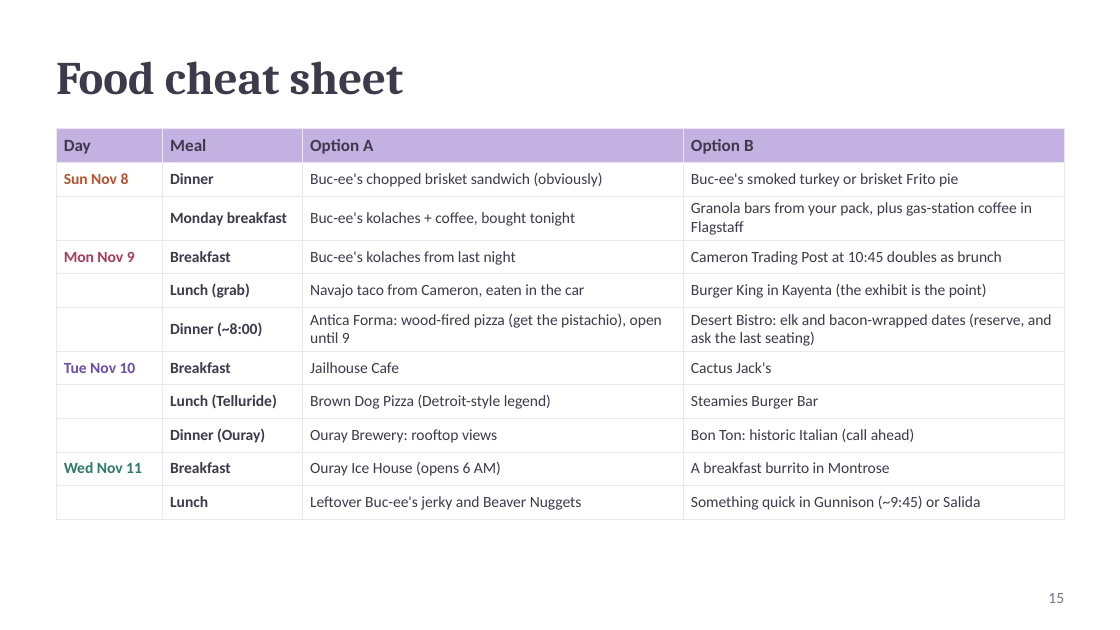
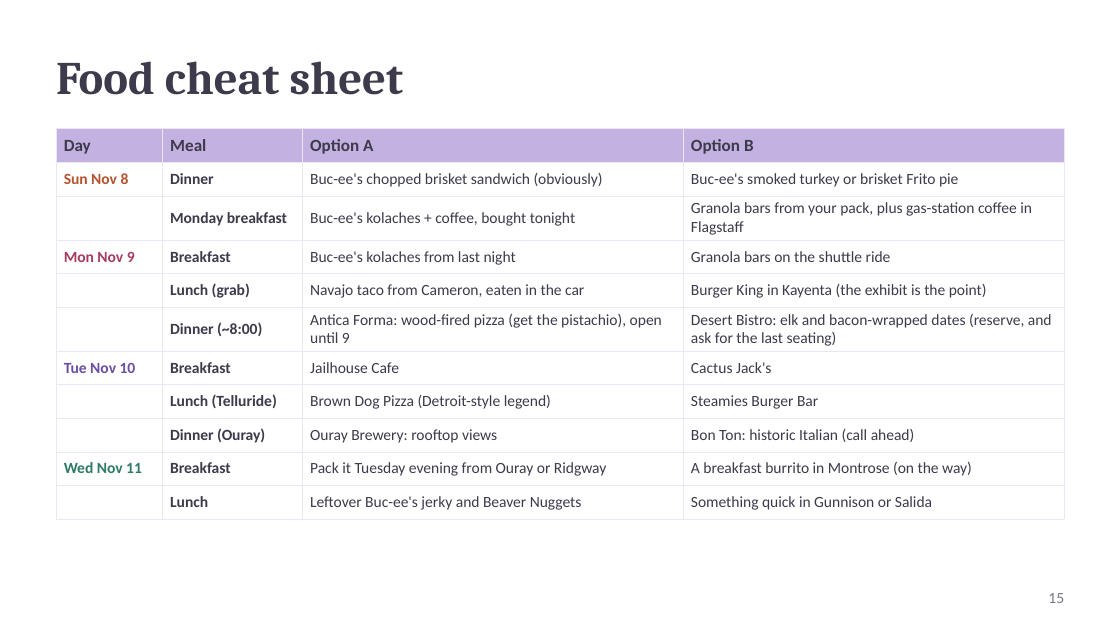
Before and after one commit to kohl-crypto/desert-to-divide, a slide deck: slide 15 of Desert-to-Divide-Tour-Guide.pptx. Drawn at 1120x630 pixels with LibreOffice and Linux fonts; fonts in the diff are those of the drawing. Boxes give left, top, right and bottom in pixels: in the first picture for what was removed or moved away, otherwise in the second. Text is boxed around its words. In the diff, an @@ line names an element or a change of style, - is before the commit and + after.

```diff
--- a/Desert-to-Divide-Tour-Guide.pptx
+++ b/Desert-to-Divide-Tour-Guide.pptx
@@ table at [56, 129, 1064, 514] @@
-row 4, column 4: Cameron Trading Post at 10:45 doubles as brunch
+row 4, column 4: Granola bars on the shuttle ride
-row 6, column 4: Desert Bistro: elk and bacon-wrapped dates (reserve, and ask the last seating)
+row 6, column 4: Desert Bistro: elk and bacon-wrapped dates (reserve, and ask for the last seating)
-row 10, column 3: Ouray Ice House (opens 6 AM)
+row 10, column 3: Pack it Tuesday evening from Ouray or Ridgway
-row 10, column 4: A breakfast burrito in Montrose
+row 10, column 4: A breakfast burrito in Montrose (on the way)
-row 11, column 4: Something quick in Gunnison (~9:45) or Salida
+row 11, column 4: Something quick in Gunnison or Salida
```
Also in this commit, not shown: 13 other slides changed, 4 other files.
